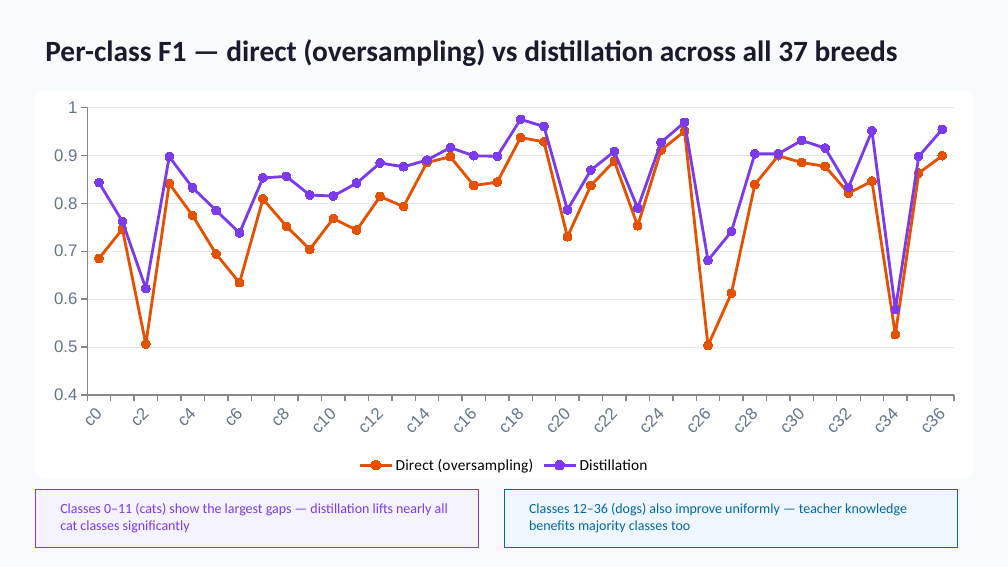
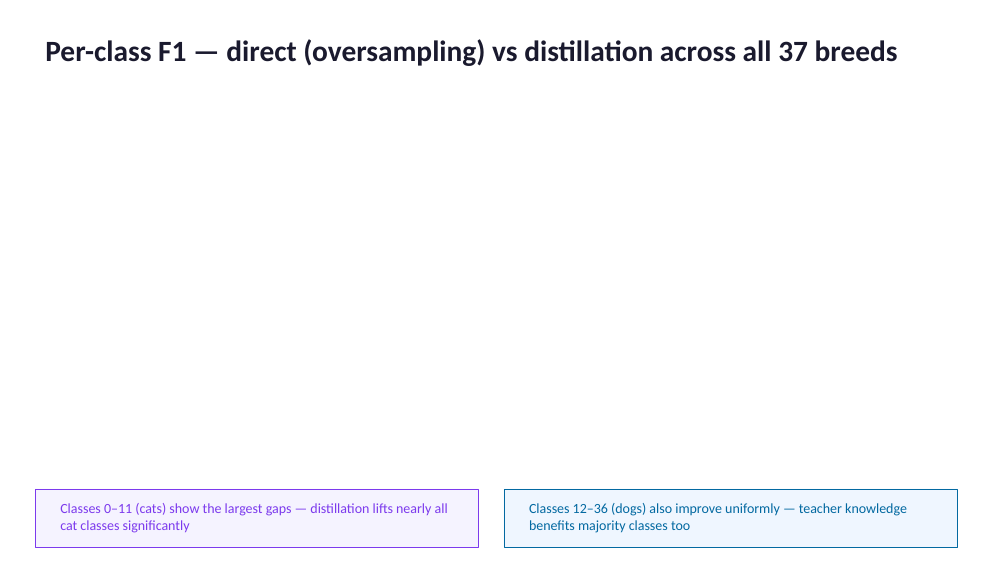
Before and after one commit to Slash10241/Deep_Learning_Project, a slide deck: slide 8 of Reports/ViT_Distillation_MinorityClass.pptx. Drawn at 1008x567 pixels with LibreOffice and Linux fonts; fonts in the diff are those of the drawing. Boxes give left, top, right and bottom in pixels: in the first picture for what was removed or moved away, otherwise in the second. Text is boxed around its words. In the diff, an @@ line names an element or a change of style, - is before the commit and + after.

```diff
--- a/Reports/ViT_Distillation_MinorityClass.pptx
+++ b/Reports/ViT_Distillation_MinorityClass.pptx
@@ background #F7FBFD to #FFFFFF @@
@@ line chart removed at (x1=35, y1=91, x2=973, y2=479) @@
-categories: c0, c1, c2, c3, c4, c5, c6, c7, c8, c9, c10, c11, c12, c13, c14, c15, c16, c17, c18, c19, c20, c21, c22, c23, c24, c25, c26, c27, c28, c29, c30, c31, c32, c33, c34, c35, c36
-Direct (oversampling): 0.69, 0.75, 0.51, 0.84, 0.77, 0.69, 0.63, 0.81, 0.75, 0.7, 0.77, 0.74, 0.81, 0.79, 0.89, 0.9, 0.84, 0.84, 0.94, 0.93, 0.73, 0.84, 0.89, 0.75, 0.91, 0.95, 0.5, 0.61, 0.84, 0.9, 0.89, 0.88, 0.82, 0.85, 0.53, 0.86, 0.9
-Distillation: 0.84, 0.76, 0.62, 0.9, 0.83, 0.79, 0.74, 0.85, 0.86, 0.82, 0.81, 0.84, 0.88, 0.88, 0.89, 0.92, 0.9, 0.9, 0.97, 0.96, 0.79, 0.87, 0.91, 0.79, 0.93, 0.97, 0.68, 0.74, 0.9, 0.9, 0.93, 0.92, 0.83, 0.95, 0.58, 0.9, 0.95
```
Also in this commit, not shown: 2 other slides changed, 2 other files.
